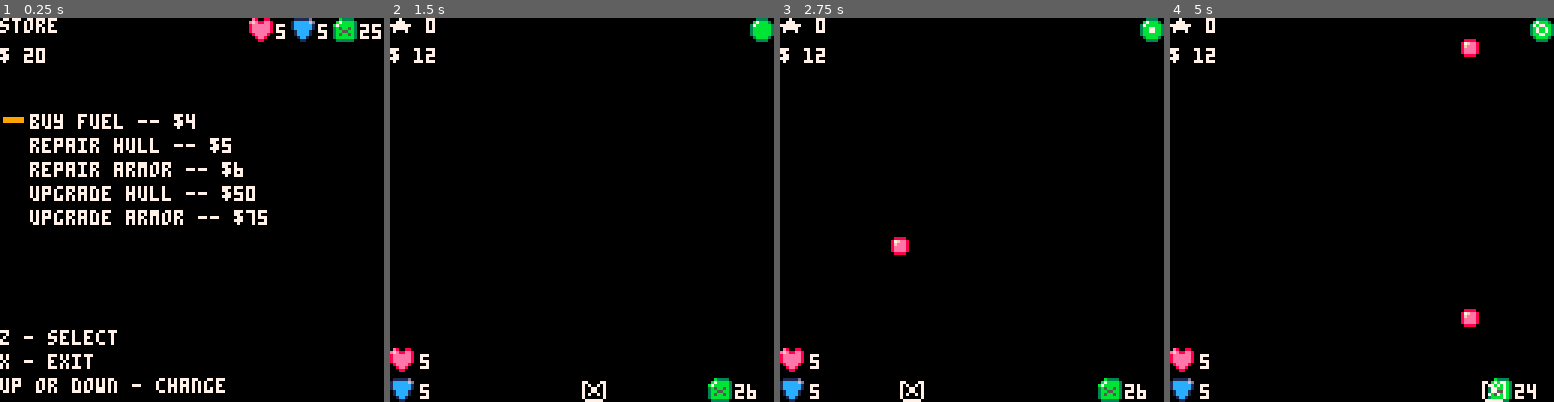
Above: before the commit, frames 1-4 (left to right).
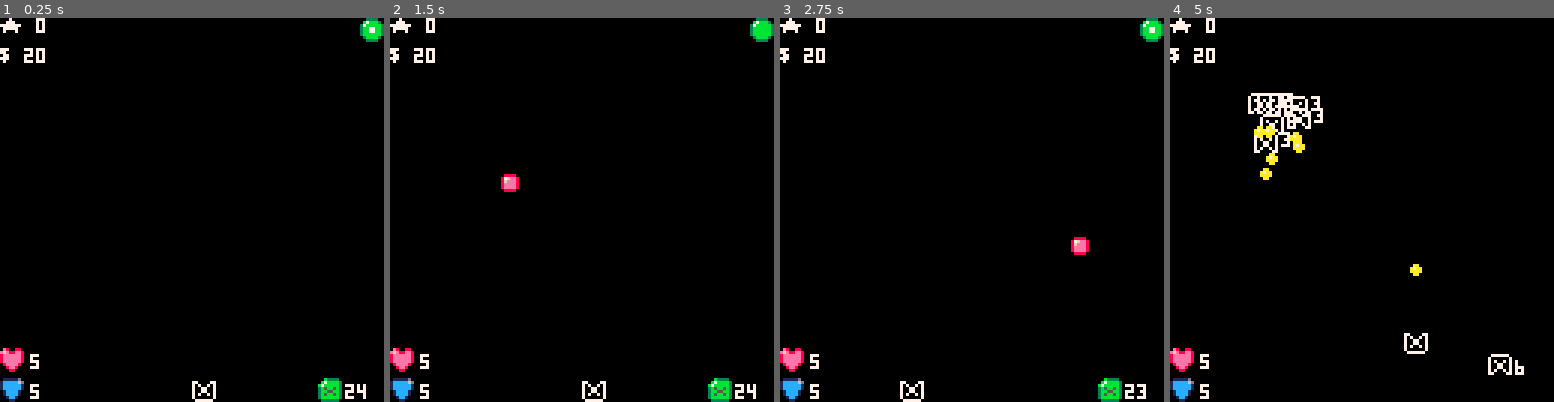
Above: after the commit, the same moments.

Repository: NinetiesPaul/Orion-s-Defender
Game: PICO-8 cartridge orionsdefender.p8
Same seed, same stepped clock (60 frames per second), same inputs: the game is played once before the commit and once after it.
Inputs:
- Up to frame 1 (0.25 s): no input
- Up to frame 2 (1.5 s): tap O (Z key) at 0.33, 0.7, 1.43 s; tap X (X key) at 1.07 s
- Up to frame 3 (2.75 s): hold Left 1.97-2.37 s; tap X (X key) at 2.07, 2.4, 2.73 s; tap O (Z key) at 2.22 s; hold Down from 2.42 s (still down)
- Up to frame 4 (5 s): release Down at 2.82 s; hold Right 2.87-3.53 s; tap X (X key) every 0.33 s from 3.07 to 4.73 s; tap O (Z key) at 3.1, 3.98, 4.87 s; hold Up 3.58-4.08 s; hold Right 4.13-4.53 s; hold Down from 4.58 s (still down)

The runs differ from the first frame. In frame 1, 8.5% of the frame differs, in the area x 0-100%, y 0-100%; in frame 2, 0.3%; in frame 3, 0.5%; in frame 4, 3.3%.

Commit message:
reverted debug changes

Diff:
--- a/orionsdefender.p8
+++ b/orionsdefender.p8
@@ -30,7 +30,7 @@
 3, -- 3 rewards
 4, -- 4 store
 5} -- 5 game over
-current_view = views[4]
+current_view = views[1]
 
 rewards = false
 rewards_given = false
Not shown, changed: the thumbnail (__label__) section of orionsdefender.p8
